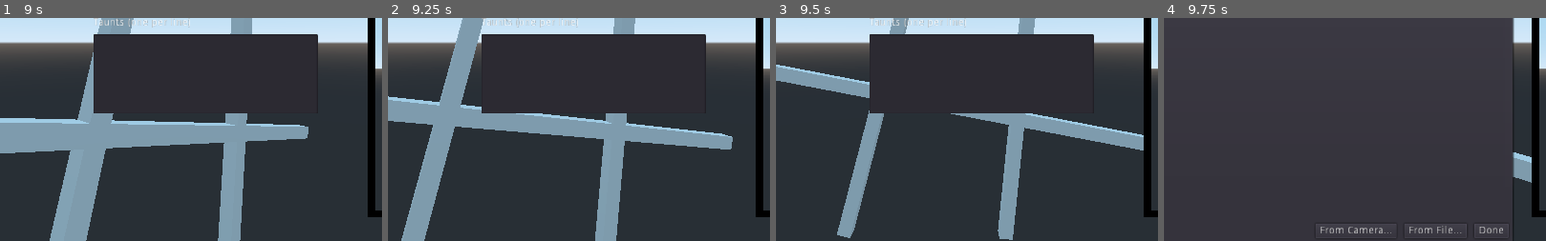
Above: before the commit, frames 1-4 (left to right).
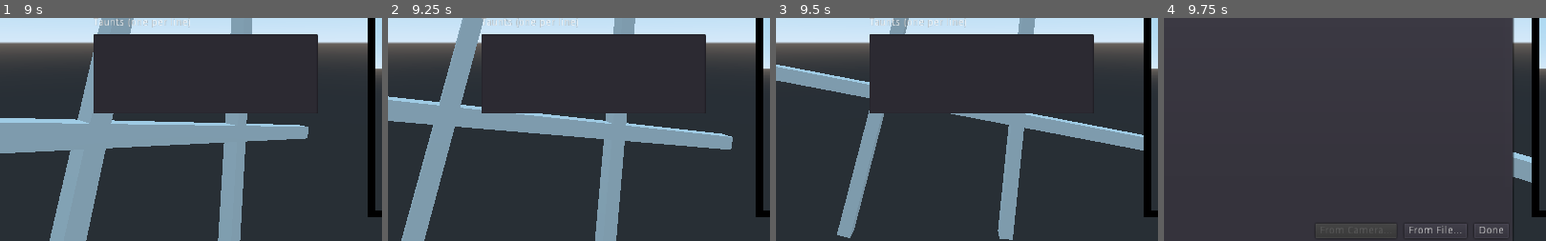
Above: after the commit, the same moments.

Repository: wooky/xtremettt
Game: Godot game, scene res://scene/top_level.tscn
The game is run twice, just before and just after one commit, with the same random seed, the same clock (stepped at 60 frames per second) and the same inputs.
Inputs (mouse positions are % of the whole screen's width and height, from its top left):
- Up to frame 1 (9 s): move the mouse to (72, 45) at 0.52 s; click (72, 45) at 0.67 s; drag from (30, 55) to (45, 70) at 1.27 s; move the mouse to (60, 28) at 2.02 s; click (60, 28) at 2.17 s; drag from (45, 70) to (20, 35) at 2.77 s; move the mouse to (80, 65) at 3.52 s; click (80, 65) at 3.67 s; click "Single Player" at 4.25 s; click "Single Player" at 5 s; click "OK" at 5.75 s; click "Profiles" at 6.5 s; click "New Profile" at 7.25 s; click (52, 57) at 8.02 s; type "12" at 8.1 s; click "New Profile" at 8.75 s
- Up to frame 2 (9.25 s): no input
- Up to frame 3 (9.5 s): no input
- Up to frame 4 (9.75 s): click "Edit" at 9.5 s
The pictures show only the part of the screen within x 26-76%, y 44-94%; the shares and areas given below are measured in that part.

Frames 1-3 are identical in both runs. In frame 4, 0.2% of the frame differs, in the area x 41-60%, y 93-97%.

Commit message:
Almost got camera capture to work
Data is returned as null, but the browser says there's data

Diff:
--- a/profile/editor/camera_agent.gd
+++ b/profile/editor/camera_agent.gd
@@ -1,4 +1,27 @@
 extends Button
 
+signal captured(data)
+
+func _ready() -> void:
+	if not OS.has_feature("JavaScript"):
+		self.disabled = true
+		self.hint_tooltip = "Camera capture only available in web browser"
+
 func _on_CameraAgent_pressed() -> void:
+	$PollingDialog.popup_centered()
 	JavaScript.eval("openCameraWindow()")
+	$PollingTimer.start()
+
+func _on_PollingDialog_popup_hide() -> void:
+	JavaScript.eval("cancelCameraCapture()")
+
+func _on_PollingTimer_timeout() -> void:
+	if JavaScript.eval("isCameraCaptured()"):
+		$PollingTimer.stop()
+		var data = JavaScript.eval("getCaptureData()")
+		if data != null: emit_signal("captured", data)
+		$PollingDialog.hide()
+
+func _process(_delta: float) -> void:
+	if $PollingDialog.visible:
+		$PollingDialog/Hourglass.rect_rotation += rand_range(5, 90)
--- a/profile/editor/camera_agent.tscn
+++ b/profile/editor/camera_agent.tscn
@@ -1,6 +1,7 @@
-[gd_scene load_steps=2 format=2]
+[gd_scene load_steps=3 format=2]
 
 [ext_resource path="res://profile/editor/camera_agent.gd" type="Script" id=1]
+[ext_resource path="res://profile/editor/hourglass.png" type="Texture" id=2]
 
 [node name="CameraAgent" type="Button"]
 margin_right = 12.0
@@ -10,4 +11,33 @@
 __meta__ = {
 "_edit_use_anchors_": false
 }
+
+[node name="PollingDialog" type="WindowDialog" parent="."]
+visible = true
+margin_right = 357.0
+margin_bottom = 43.0
+popup_exclusive = true
+window_title = "Camera Agent"
+__meta__ = {
+"_edit_use_anchors_": false
+}
+
+[node name="Hourglass" type="TextureRect" parent="PollingDialog"]
+margin_left = 9.0
+margin_top = 6.0
+margin_right = 30.0
+margin_bottom = 38.0
+texture = ExtResource( 2 )
+expand = true
+
+[node name="Label" type="Label" parent="PollingDialog"]
+margin_left = 36.0
+margin_top = 14.0
+margin_right = 348.0
+margin_bottom = 28.0
+text = "Getting your pretty face from the camera agent..."
+
+[node name="PollingTimer" type="Timer" parent="."]
 [connection signal="pressed" from="." to="." method="_on_CameraAgent_pressed"]
+[connection signal="popup_hide" from="PollingDialog" to="." method="_on_PollingDialog_popup_hide"]
+[connection signal="timeout" from="PollingTimer" to="." method="_on_PollingTimer_timeout"]
--- a/profile/editor/face_texture_editor.gd
+++ b/profile/editor/face_texture_editor.gd
@@ -29,5 +29,15 @@
 	else:
 		$FileLoadingError.popup_centered()
 
+func _on_CameraAgent_captured(data: PoolByteArray) -> void:
+	var image := Image.new()
+	var err := image.load_jpg_from_buffer(data)
+	if err == OK:
+		self._texture.create_from_image(image)
+		self._face_selection.load_from_image(self._texture.get_data())
+		_face_selection_changed()
+	else:
+		$FileLoadingError.popup_centered()
+
 func _face_selection_changed() -> void:
 	emit_signal("image_changed", get_image())
--- a/profile/editor/face_texture_editor.tscn
+++ b/profile/editor/face_texture_editor.tscn
@@ -7,7 +7,6 @@
 [sub_resource type="ImageTexture" id=1]
 
 [node name="FaceTextureEditor" type="WindowDialog"]
-visible = true
 margin_left = 19.0
 margin_top = 45.0
 margin_right = 728.0
@@ -102,6 +101,7 @@
 "_edit_use_anchors_": false
 }
 [connection signal="selection_changed" from="VBoxContainer/ScrollContainer/TextureRect/FaceSelection" to="." method="_face_selection_changed"]
+[connection signal="captured" from="VBoxContainer/HBoxContainer/CameraAgent" to="." method="_on_CameraAgent_captured"]
 [connection signal="pressed" from="VBoxContainer/HBoxContainer/FromFile" to="FileDialog" method="popup_centered"]
 [connection signal="pressed" from="VBoxContainer/HBoxContainer/Done" to="." method="hide"]
 [connection signal="file_selected" from="FileDialog" to="." method="_on_FileDialog_file_selected"]
Binary file added: profile/editor/hourglass.png
Not shown, added: profile/editor/hourglass.png.import
Not shown, changed: .build/html/header.js
